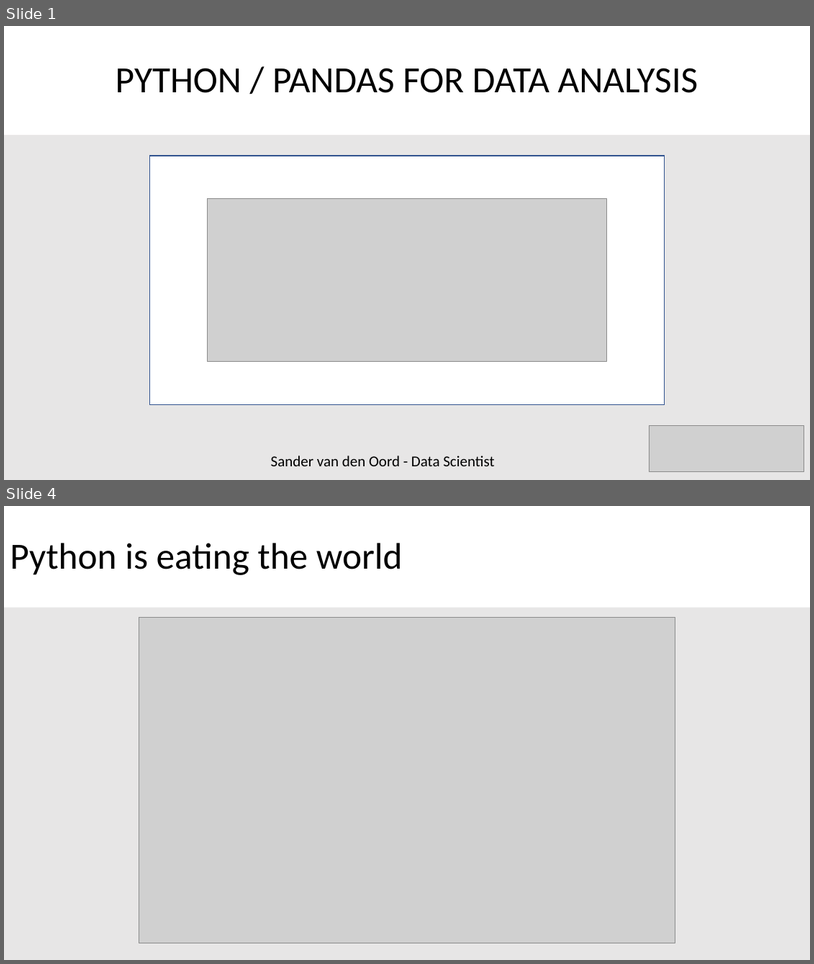
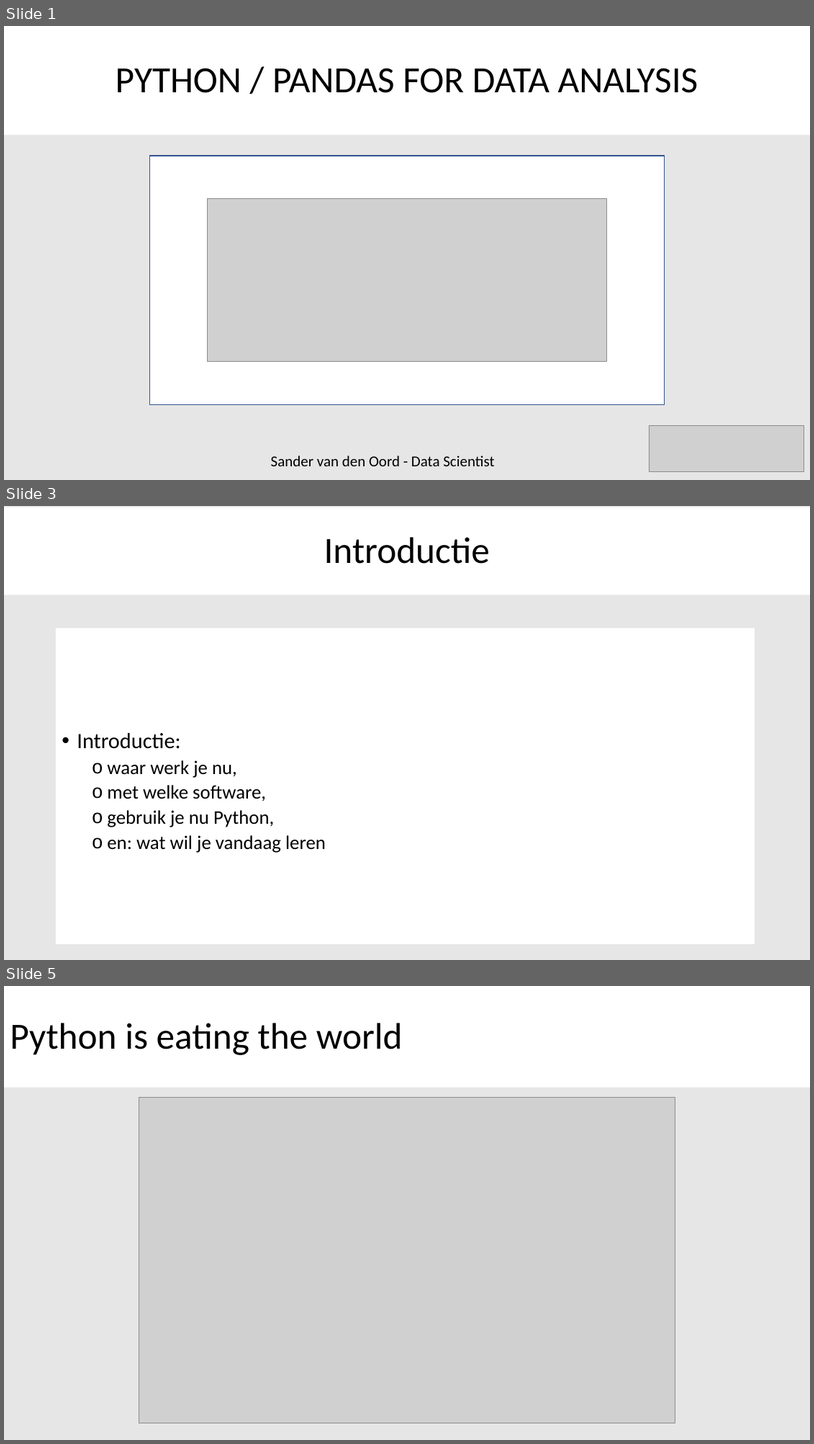
Before and after one commit to SandervandenOord/pandas_training, a slide deck: Pandas_Training_Slides.pptx. Shown one above the other, each under a label of ours: slides 1 and 4 before the commit, slides 1, 3 and 5 after it; the slides between them are not shown. The pictures are 814x964 and 814x1444 pixels, drawn with LibreOffice and Linux fonts; fonts in the diff are those of the drawing; grey boxes stand for pictures. Boxes give left, top, right and bottom in pixels: in the first picture for what was removed or moved away, otherwise in the second. Text is boxed around its words. In the diff, an @@ line names an element or a change of style, - is before the commit and + after.

Commit message:
added intro slides for each chapter

```diff
--- a/Pandas_Training_Slides.pptx
+++ b/Pandas_Training_Slides.pptx
@@ slide 3 added at [4,506,810,960], background #E7E6E6 @@
@@ title added at [4,507,810,595], fill #FFFFFF, 44 pt, text #000000 @@
+Introductie
@@ text added at [56,628,756,944], fill #FFFFFF, 23 pt, text #000000 @@
+• Introductie:
+  o waar werk je nu,
+  o met welke software,
+  o gebruik je nu Python,
+  o en: wat wil je vandaag leren
@@ what was slide 4 is now slide 5 @@
```
Also in this commit, not shown: 3 slides changed, 6 other slides added.
